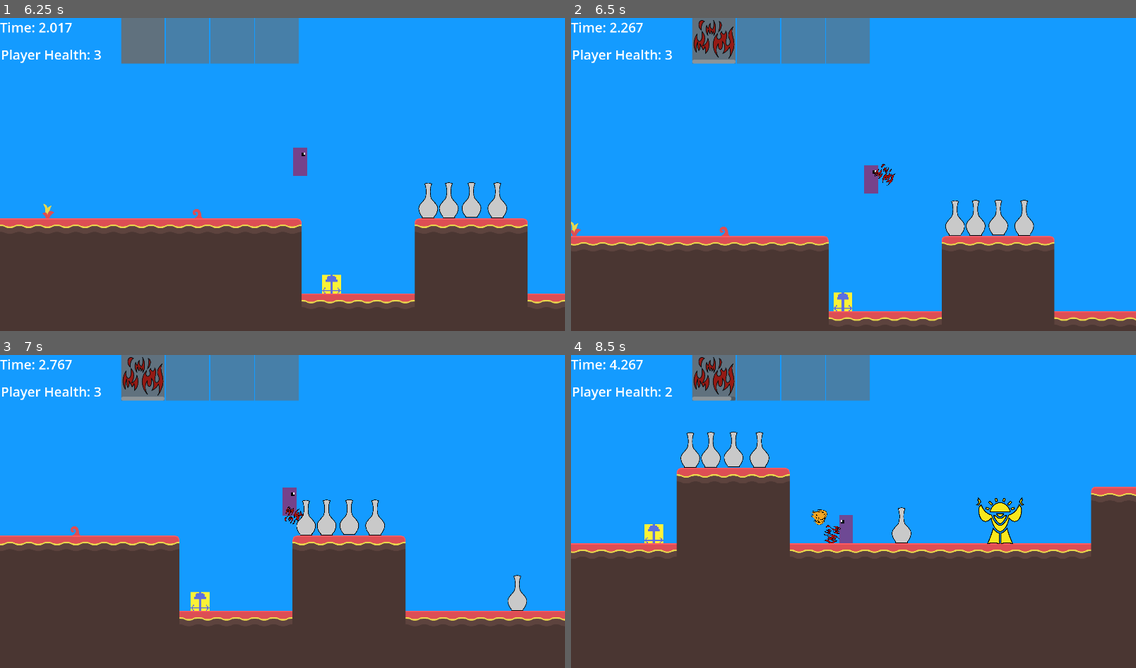
Above: before the commit, frames 1-4 (two rows, left to right).
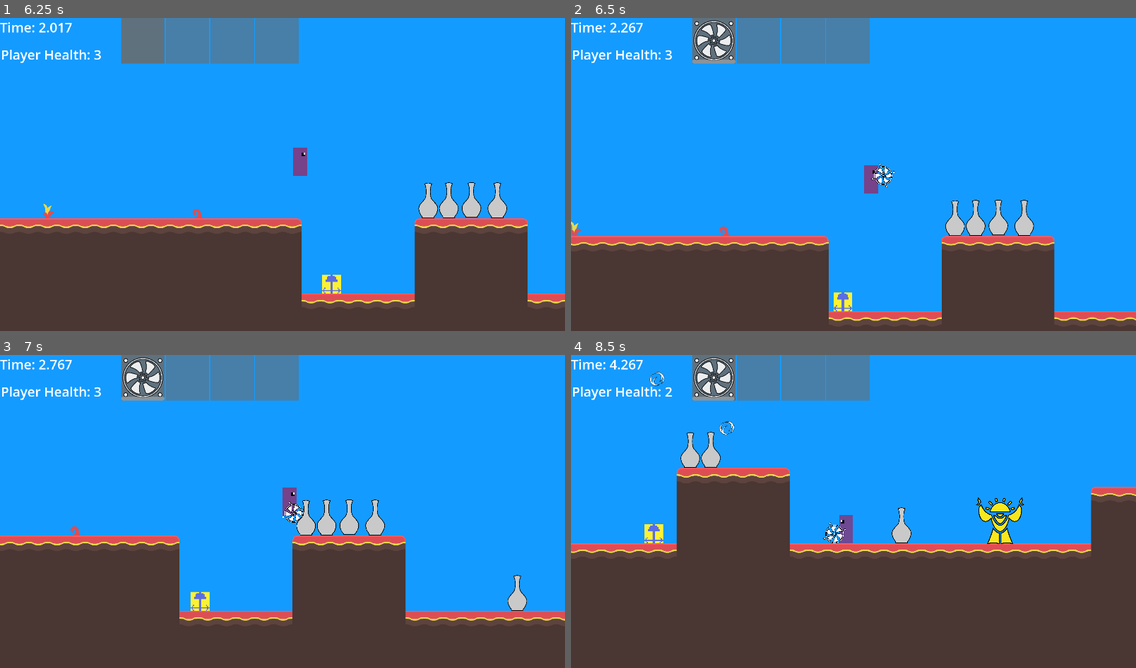
Above: after the commit, the same moments.

Repository: AidanCooper2003/AshenSkies
Game: Godot game, scene res://scenes/levels/playtest_level.tscn
Same seed, same stepped clock (60 frames per second), same inputs: the game is played once before the commit and once after it.
Inputs (mouse positions are in pixels of both pictures, inside the frame that each line leads up to):
- Up to frame 1 (6.25 s): move the mouse to (254, 240) at 0.52 s; press the mouse at (254, 240) at 0.53 s; hold D (Move Right) 0.53-2.03 s; tap Space (Jump) at 0.77, 1.52, 3.02, 3.77, 4.52, 6.02 s; move the mouse to (452, 224) at 1.27 s; release the mouse at (452, 224) at 1.28 s; right-click (452, 224) at 1.35 s; move the mouse to (113, 127) at 2.02 s; hold A (Move Left) 2.03-4.28 s; tap Mouse wheel down (SwapWeaponDown) at 2.1, 5.85 s; move the mouse to (310, 177) at 2.77 s; tap Mouse wheel up (SwapWeaponUp) at 2.85 s; move the mouse to (197, 96) at 3.52 s; hold E (Tertiary Fire) 3.53-4.28 s; tap [ (Debug 1) at 4.15 s; move the mouse to (406, 161) at 4.27 s; hold D (Move Right) from 4.28 s (still down); click (406, 161) at 4.35 s; tap R (Debug 2) at 4.9 s; move the mouse to (169, 193) at 5.02 s; hold Right mouse button (Secondary Fire) 5.03-5.78 s; tap K (Debug 3) at 5.65 s; move the mouse to (339, 105) at 5.77 s
- Up to frame 2 (6.5 s): keep holding D (Move Right); tap L (Debug 4) at 6.4 s
- Up to frame 3 (7 s): keep holding D (Move Right); move the mouse to (254, 577) at 6.52 s; tap Mouse wheel up (SwapWeaponUp) at 6.6 s; tap Space (Jump) at 6.77 s
- Up to frame 4 (8.5 s): move the mouse to (1023, 561) at 7.27 s; tap E (Tertiary Fire) at 7.35 s; tap Space (Jump) at 7.52 s; move the mouse to (684, 464) at 8.02 s; release D (Move Right) at 8.03 s; press the mouse at (684, 464) at 8.03 s; hold A (Move Left) from 8.03 s (still down)

Frame 1 is identical in both runs. In frame 2, 0.8% of the frame differs, in the area x 21-58%, y 0-55%; in frame 3, 0.8%; in frame 4, 1.5%, in the area x 13-49%, y 0-61%.

Commit message:
Progress on knockback system

Diff:
--- a/colliders/basic_bullet.tres
+++ b/colliders/basic_bullet.tres
@@ -1,5 +1,3 @@
 [gd_resource type="CapsuleShape2D" format=3 uid="uid://fo3xnkshg13n"]
 
 [resource]
-radius = 12.0067
-height = 51.9987
--- a/csv/recipes.csv
+++ b/csv/recipes.csv
@@ -7,3 +7,4 @@
 hydrax,"Potion, Defense",2,FALSE
 terminal_lucidity,"Potion, Transportation, Defense",3,FALSE
 depleted_ash,"Projectile, Fire",2,TRUE
+air_compressor,"Projectile, Air",1,TRUE
--- a/scenes/objects/enemies/territorial_jumper.tscn
+++ b/scenes/objects/enemies/territorial_jumper.tscn
@@ -10,6 +10,7 @@
 [ext_resource type="Script" path="res://scripts/entity-components/health_component.gd" id="7_85u8s"]
 [ext_resource type="Script" path="res://scripts/entity-components/hitbox_component.gd" id="8_exqqi"]
 [ext_resource type="Script" path="res://scripts/entity-components/condition_handler.gd" id="10_v41aj"]
+[ext_resource type="Script" path="res://scripts/entity-components/knockback_handler.gd" id="11_2qbdc"]
 
 [sub_resource type="RectangleShape2D" id="RectangleShape2D_136hl"]
 size = Vector2(64, 25)
@@ -123,6 +124,9 @@
 [node name="ConditionHandler" type="Node2D" parent="."]
 script = ExtResource("10_v41aj")
 
+[node name="KnockbackHandler" type="Node2D" parent="."]
+script = ExtResource("11_2qbdc")
+
 [connection signal="area_entered" from="DamageDealerComponent" to="DamageDealerComponent" method="_on_area_entered"]
 [connection signal="health_changed" from="HealthComponent" to="." method="_on_health_component_health_changed"]
 [connection signal="condition_added" from="HitboxComponent" to="ConditionHandler" method="add_condition"]
--- /dev/null
+++ b/scenes/objects/projectiles/air_compressor_bullet.tscn
@@ -0,0 +1,45 @@
+[gd_scene load_steps=6 format=3 uid="uid://cmcjw58eo3d85"]
+
+[ext_resource type="Script" path="res://scripts/entities/projectiles/basic_gun_bullet.gd" id="1_kar7r"]
+[ext_resource type="Texture2D" uid="uid://bb7i2sh3s0qre" path="res://sprites/projectiles/air_burst.png" id="2_5wd8d"]
+[ext_resource type="Shape2D" uid="uid://fo3xnkshg13n" path="res://colliders/basic_bullet.tres" id="3_ml0mg"]
+[ext_resource type="Script" path="res://scripts/entity-components/damage_dealer_component.gd" id="4_ct8od"]
+
+[sub_resource type="CircleShape2D" id="CircleShape2D_xm0np"]
+radius = 25.02
+
+[node name="AirCompressorBullet" type="RigidBody2D"]
+collision_layer = 2
+collision_mask = 52
+gravity_scale = 0.0
+continuous_cd = 1
+max_contacts_reported = 5
+contact_monitor = true
+linear_damp = -0.1
+script = ExtResource("1_kar7r")
+knockback = 2000.0
+
+[node name="Sprite2D" type="Sprite2D" parent="."]
+rotation = 1.5708
+scale = Vector2(0.1, 0.1)
+texture = ExtResource("2_5wd8d")
+offset = Vector2(0, -1)
+
+[node name="CollisionShape2D" type="CollisionShape2D" parent="."]
+rotation = -1.57782
+shape = SubResource("CircleShape2D_xm0np")
+
+[node name="DamageDealerComponent" type="Area2D" parent="."]
+visible = false
+collision_layer = 2
+collision_mask = 36
+script = ExtResource("4_ct8od")
+_damage = 1
+
+[node name="CollisionShape2D" type="CollisionShape2D" parent="DamageDealerComponent"]
+rotation = 1.57815
+shape = ExtResource("3_ml0mg")
+
+[connection signal="body_entered" from="." to="." method="_on_body_entered"]
+[connection signal="area_entered" from="DamageDealerComponent" to="DamageDealerComponent" method="_on_area_entered"]
+[connection signal="damage_dealt" from="DamageDealerComponent" to="." method="_on_damage_dealer_component_damage_dealt"]
--- /dev/null
+++ b/scenes/objects/weapons/air_compressor.tscn
@@ -0,0 +1,28 @@
+[gd_scene load_steps=5 format=3 uid="uid://4iiah531mhmi"]
+
+[ext_resource type="Script" path="res://scripts/entities/weapons/basic_gun.gd" id="1_e6g8v"]
+[ext_resource type="Script" path="res://scripts/entities/weapon_components/single_projectile_shooter.gd" id="2_dk3ih"]
+[ext_resource type="PackedScene" uid="uid://cmcjw58eo3d85" path="res://scenes/objects/projectiles/air_compressor_bullet.tscn" id="3_37oy6"]
+[ext_resource type="Texture2D" uid="uid://pr36fwy4bhy" path="res://sprites/weapon_icons/air_compressor.png" id="4_cghle"]
+
+[node name="AirCompressor" type="Node2D"]
+script = ExtResource("1_e6g8v")
+max_durability = 200
+_fire_delay = 0.1
+weapon_name = "test_gun"
+
+[node name="ProjectileShooter" type="Node2D" parent="."]
+position = Vector2(61, 30)
+script = ExtResource("2_dk3ih")
+_bullet = ExtResource("3_37oy6")
+_bullet_velocity = 2000.0
+
+[node name="FireDelayTimer" type="Timer" parent="."]
+one_shot = true
+
+[node name="Sprite2D" type="Sprite2D" parent="."]
+position = Vector2(30, 30)
+scale = Vector2(0.133, 0.133)
+texture = ExtResource("4_cghle")
+
+[connection signal="timeout" from="FireDelayTimer" to="." method="_on_fire_delay_timer_timeout"]
--- a/scripts/entities/projectiles/basic_gun_bullet.gd
+++ b/scripts/entities/projectiles/basic_gun_bullet.gd
@@ -2,5 +2,14 @@
 
 extends RigidBody2D
 
-func _on_body_entered(_body) -> void:
+@export var knockback: float
+
+func _on_body_entered(body) -> void:
+	if knockback != 0:
+		apply_knockback(body)
 	queue_free()
+
+func apply_knockback(body):
+	var knockback_handler = get_node(str(body.get_path()) + "/KnockbackHandler")
+	if knockback_handler:
+		knockback_handler.apply_knockback(self.linear_velocity.normalized() * knockback)
--- /dev/null
+++ b/scripts/entity-components/knockback_handler.gd
@@ -0,0 +1,17 @@
+class_name KnockbackHandler
+
+extends Node2D
+
+var _physics_body: PhysicsBody2D
+
+func _ready():
+	_physics_body = get_parent() if get_parent() is PhysicsBody2D else null
+
+
+func apply_knockback(knockback_velocity: Vector2):
+	if _physics_body is RigidBody2D:
+		_physics_body.apply_impulse(knockback_velocity)
+	elif _physics_body is CharacterBody2D:
+		print(_physics_body.velocity)
+		_physics_body.velocity = Vector2(_physics_body.velocity.x + knockback_velocity.x, _physics_body.velocity.y + knockback_velocity.y)
+		print(_physics_body.velocity)
--- a/scripts/utility/debug_helper.gd
+++ b/scripts/utility/debug_helper.gd
@@ -18,7 +18,7 @@
 	if Input.is_action_just_pressed("Debug 2"):
 		EventBus.ingredients_reset.emit()
 	if Input.is_action_just_pressed("Debug 4"):
-		_assign_weapon("depleted_ash")
+		_assign_weapon("air_compressor")
 
 
 func _assign_weapon(weapon: String) -> void:
Not shown: 1 places in scenes/objects/enemies/territorial_jumper.tscn that only renumber resources
Binary file added: sprites/projectiles/air_burst.png
Not shown, added: sprites/projectiles/air_burst.png.import
Binary file added: sprites/weapon_icons/air_compressor.png
Not shown, added: sprites/weapon_icons/air_compressor.png.import
